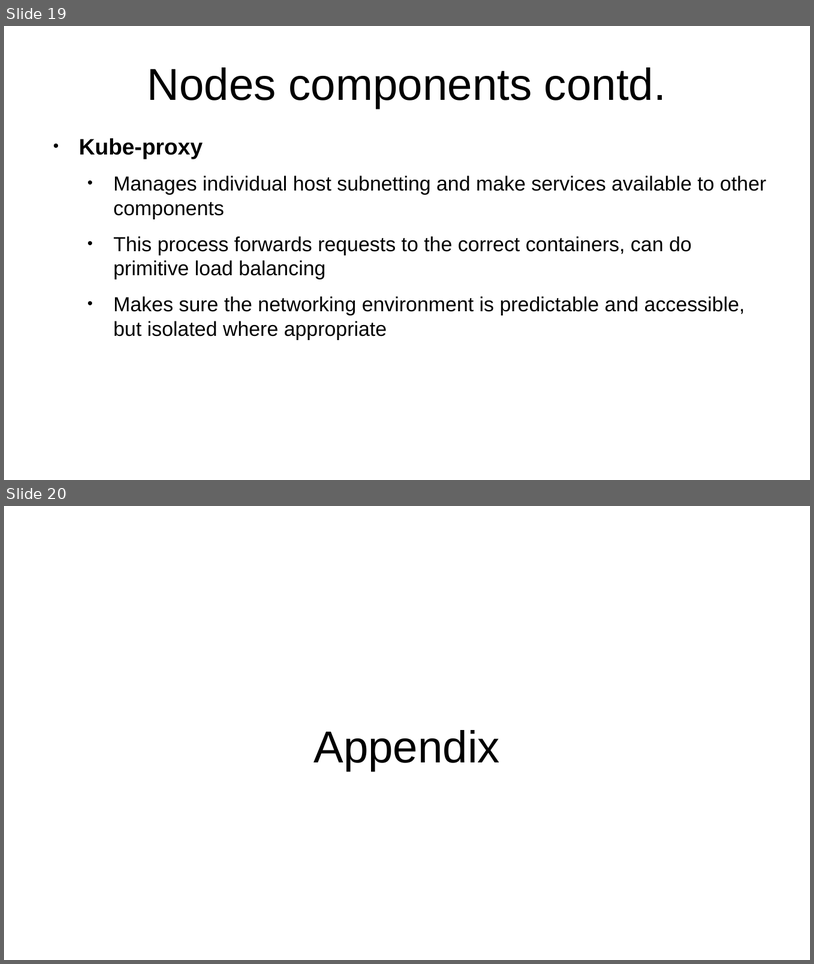
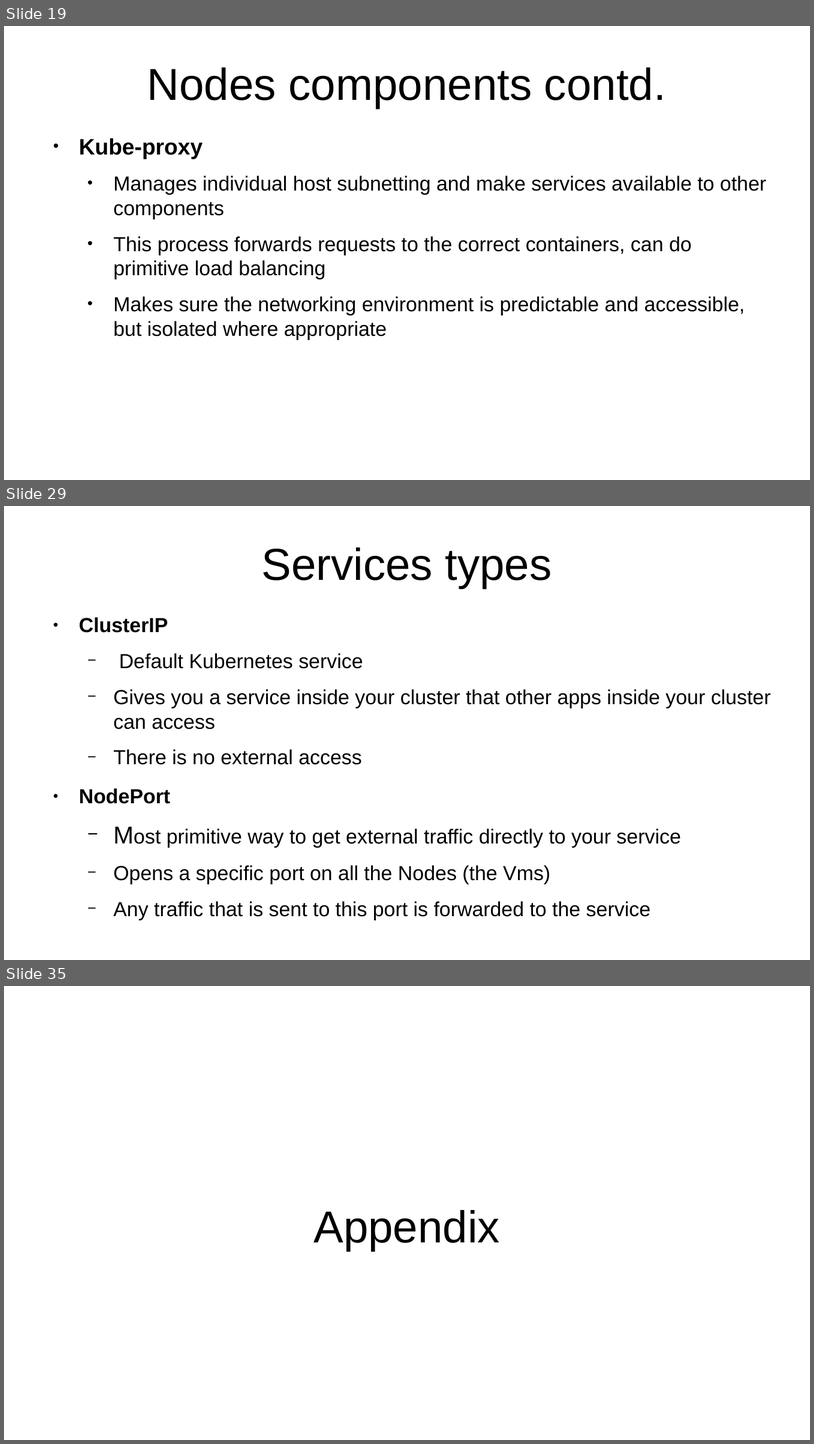
Before and after one commit to ksmane15/docs-k8s, a slide deck: k8s.odp. Shown one above the other, each under a label of ours: slides 19 and 20 before the commit, slides 19, 29 and 35 after it; the slides between them are not shown. The pictures are 814x964 and 814x1444 pixels, drawn with LibreOffice and Linux fonts; fonts in the diff are those of the drawing. Boxes give left, top, right and bottom in pixels: in the first picture for what was removed or moved away, otherwise in the second. Text is boxed around its words. In the diff, an @@ line names an element or a change of style, - is before the commit and + after.

```diff
--- a/k8s.odp
+++ b/k8s.odp
@@ slide 29 added at (4, 506, 810, 960), background #FFFFFF @@
@@ title added at (261, 547, 552, 588), 44 pt, text #000000 @@
+Services types
@@ text added at (79, 617, 771, 920), 20 pt, text #000000 @@
+● ClusterIP
+  − Default Kubernetes service
+  − Gives you a service inside your cluster that other apps inside your cluster can access
+  − There is no external access
+● NodePort
+  − Most primitive way to get external traffic directly to your service
+  − Opens a specific port on all the Nodes (the Vms)
+  − Any traffic that is sent to this port is forwarded to the service
@@ what was slide 20 is now slide 35 @@
```
Also in this commit, not shown: 1 slide changed, 14 other slides added.
